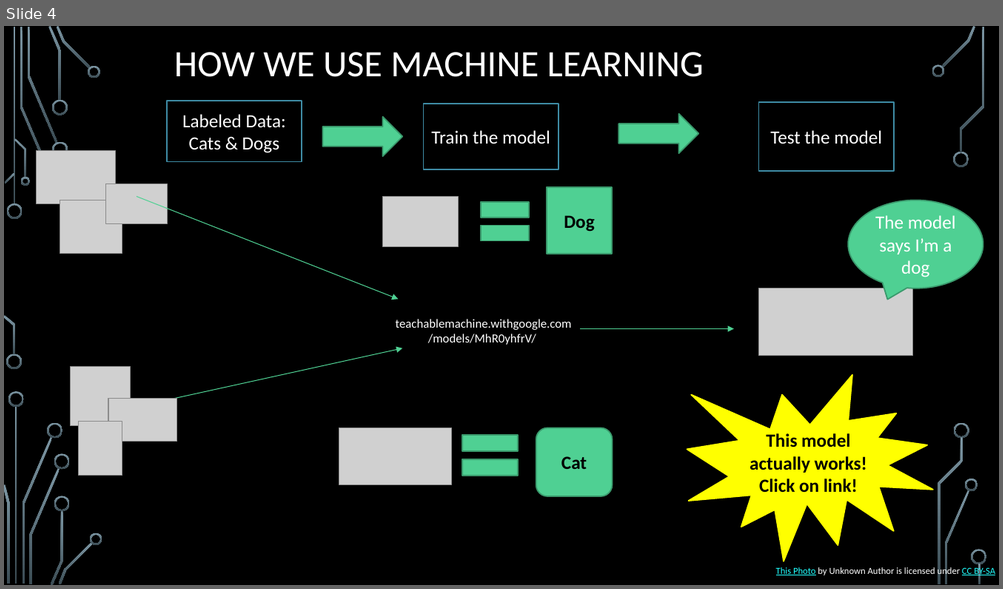
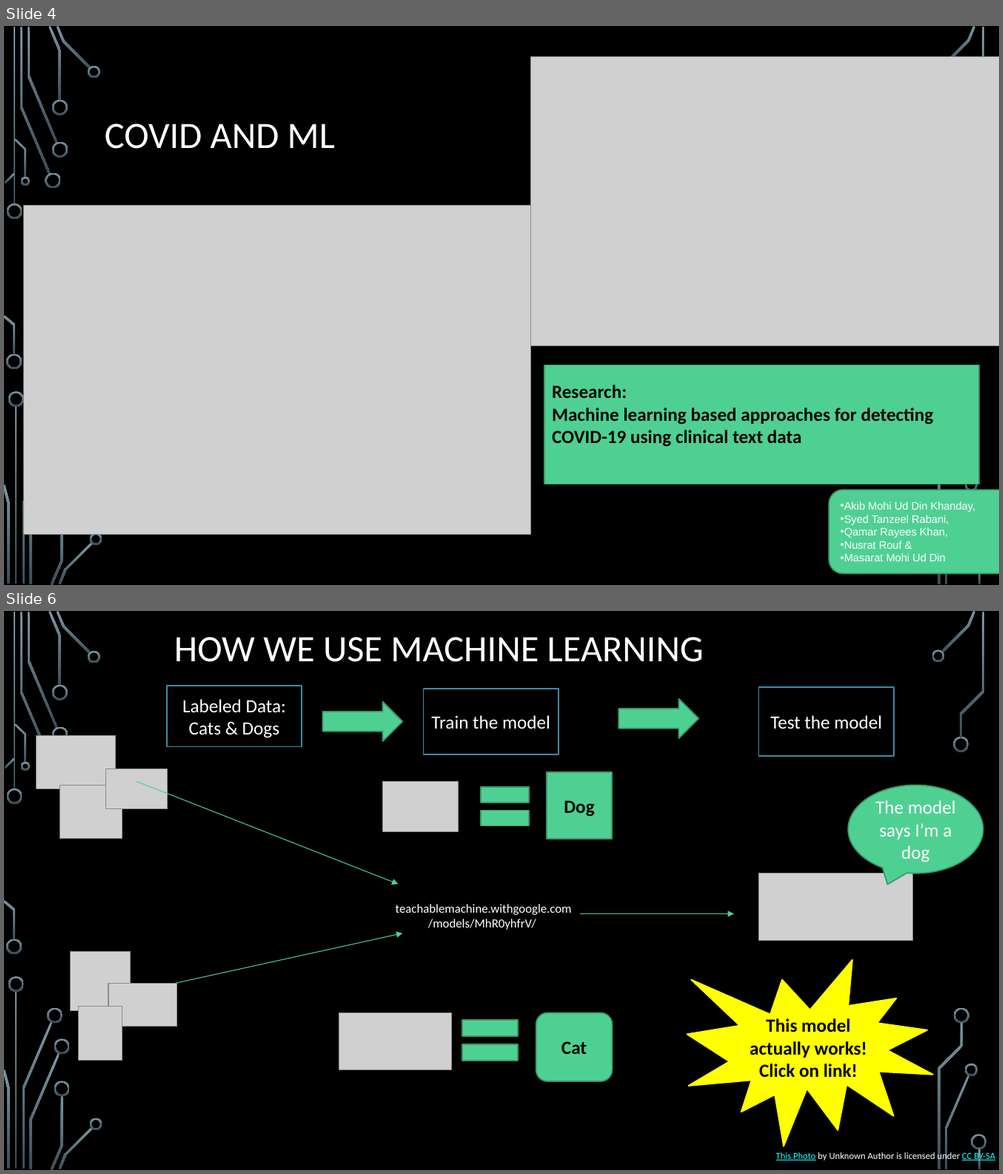
Before and after one commit to sabrinafuller/USTEP2021, a slide deck: Machine learning-ustep2020.pptx. Shown one above the other, each under a label of ours: slide 4 before the commit, slides 4 and 6 after it; the slides between them are not shown. The pictures are 1003x589 and 1003x1174 pixels, drawn with LibreOffice and Linux fonts; fonts in the diff are those of the drawing; grey boxes stand for pictures; background and template pictures are left out. Boxes give left, top, right and bottom in pixels: in the first picture for what was removed or moved away, otherwise in the second. Text is boxed around its words. In the diff, an @@ line names an element or a change of style, - is before the commit and + after.

```diff
--- a/Machine learning-ustep2020.pptx
+++ b/Machine learning-ustep2020.pptx
@@ slide 4 added at (4,26,999,585), background picture (left out); not listed: 28 template elements that a slide beside it also shows @@
@@ picture added at (531,56,999,346) @@
@@ title added at (105,124,335,149), 36 pt, text #FFFFFF @@
+COVID AND ML
@@ freeform shape added at (45,173,61,189), fill gradient #7C96A3 to #3B4C54 @@
@@ picture added at (23,206,530,536) @@
@@ rectangle added at (544,366,979,485), fill #4FD093, outline #3A9A6D 1.25 pt, 18 pt, text #000000, bold @@
+Research:
+Machine learning based approaches for detecting COVID-19 using clinical text data
@@ rounded rectangle added at (828,490,999,574), fill #4FD093, outline #3A9A6D 1.25 pt, 10.5 pt, text #FFFFFF @@
+• Akib Mohi Ud Din Khanday,
+• Syed Tanzeel Rabani,
+• Qamar Rayees Khan,
+• Nusrat Rouf &
+• Masarat Mohi Ud Din
@@ what was slide 4 is now slide 6 @@
```
Also in this commit, not shown: 5 slides changed, 6 other slides added.
